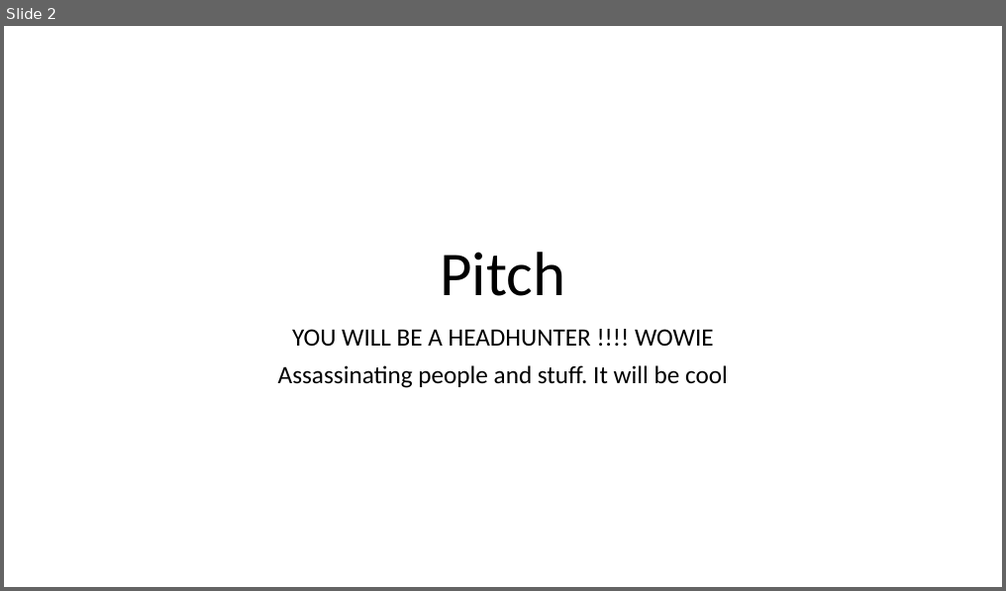
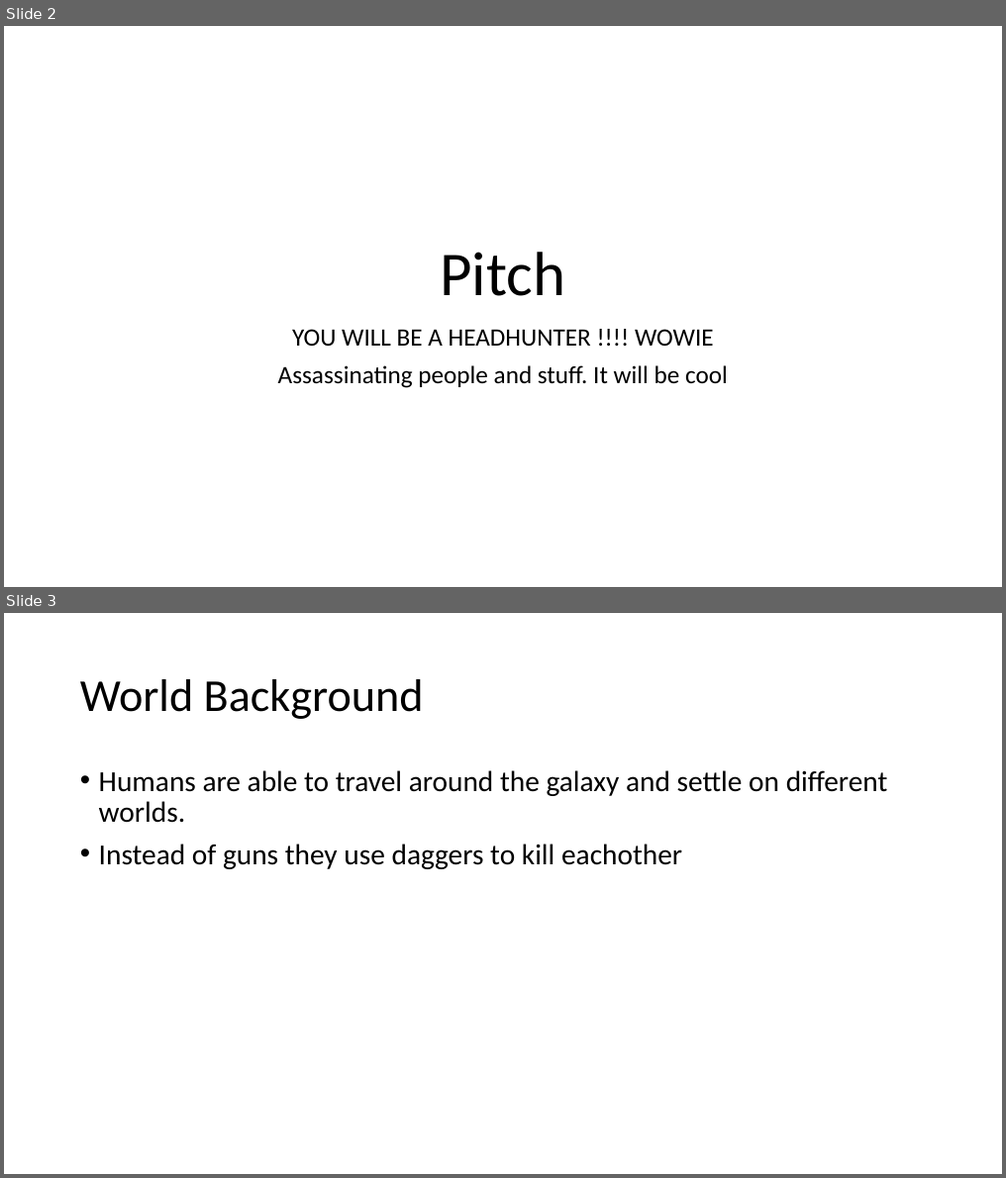
Before and after one commit to PeterLowe/concept2-adrian, a slide deck: mood board/Assassins Creed Space Presentation.pptx. Shown one above the other, each under a label of ours: slide 2 before the commit, slides 2 and 3 after it. The pictures are 1006x591 and 1006x1178 pixels, drawn with LibreOffice and Linux fonts; fonts in the diff are those of the drawing. Boxes give left, top, right and bottom in pixels: in the first picture for what was removed or moved away, otherwise in the second. Text is boxed around its words. In the diff, an @@ line names an element or a change of style, - is before the commit and + after.

Commit message:
World Background Presentation

```diff
--- a/mood board/Assassins Creed Space Presentation.pptx
+++ b/mood board/Assassins Creed Space Presentation.pptx
@@ slide 3 added at (x1=4, y1=613, x2=1002, y2=1174), background #FFFFFF @@
@@ title added at (x1=80, y1=679, x2=424, y2=719), 44 pt, text #000000 @@
+World Background
@@ text added at (x1=99, y1=770, x2=888, y2=869), 28 pt, text #000000 @@
+• Humans are able to travel around the galaxy and settle on different worlds.
+• Instead of guns they use daggers to kill eachother
```
